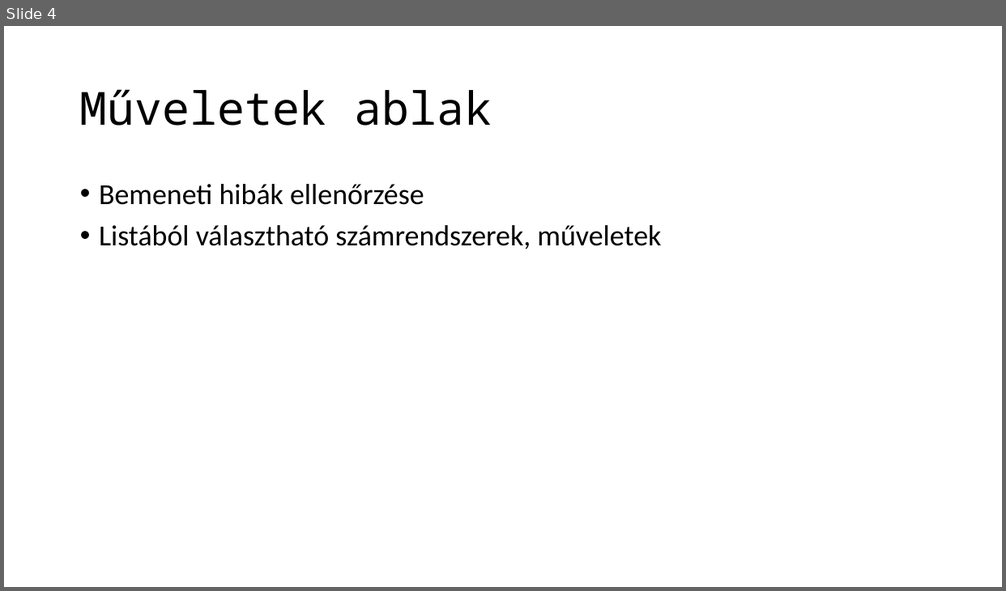
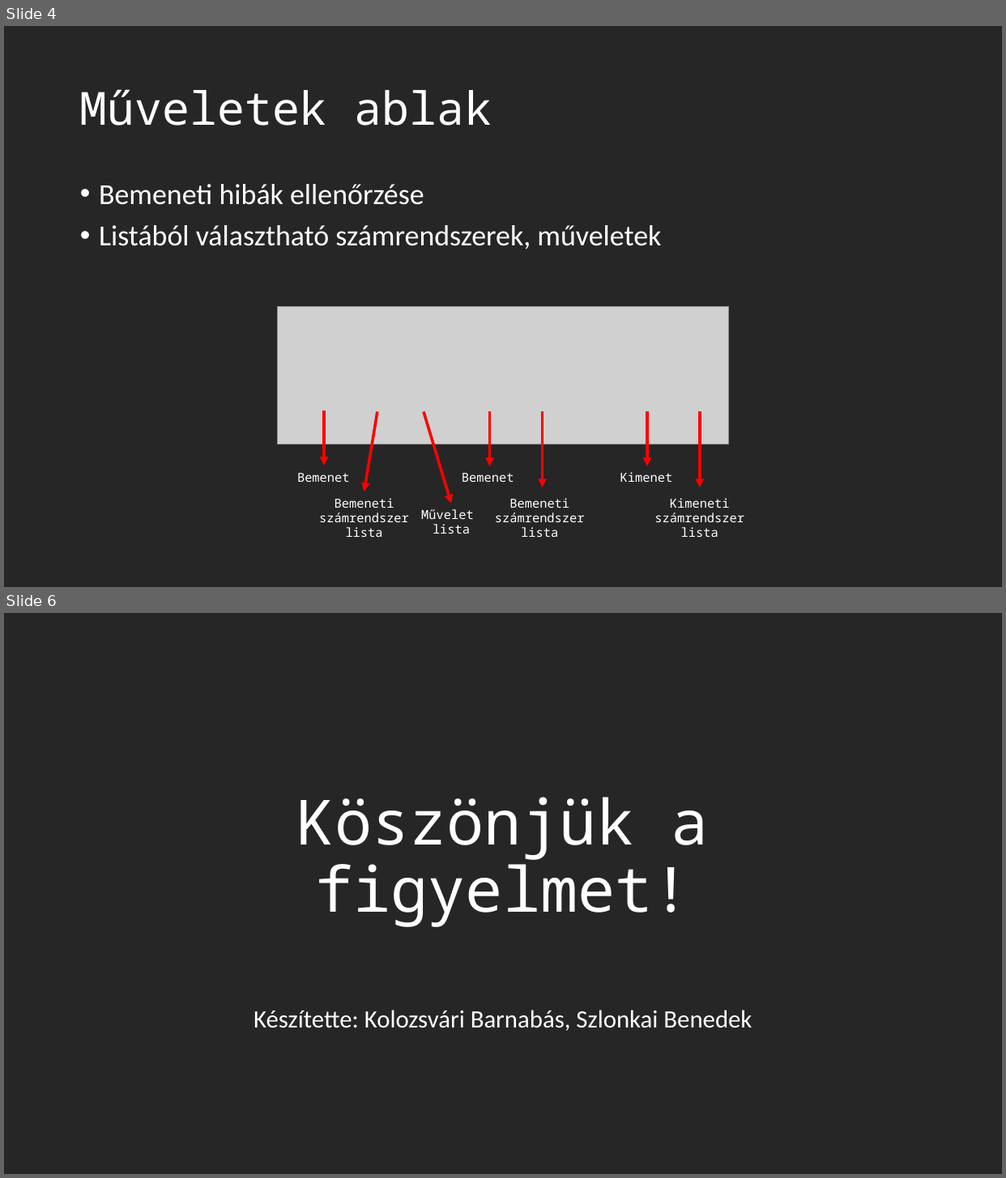
Before and after one commit to azigazibarni/2023-24-Projekt-I., a slide deck: documents/projektmunka.pptx. Shown one above the other, each under a label of ours: slide 4 before the commit, slides 4 and 6 after it; the slides between them are not shown. The pictures are 1006x591 and 1006x1178 pixels, drawn with LibreOffice and Linux fonts; fonts in the diff are those of the drawing; grey boxes stand for pictures. Boxes give left, top, right and bottom in pixels: in the first picture for what was removed or moved away, otherwise in the second. Text is boxed around its words. In the diff, an @@ line names an element or a change of style, - is before the commit and + after.

```diff
--- a/documents/projektmunka.pptx
+++ b/documents/projektmunka.pptx
@@ slide 6 added at <box>4,613,1002,1174</box>, background #262626 @@
@@ title added at <box>297,797,709,927</box>, 60 pt, text #FFFFFF @@
+Köszönjük a figyelmet!
@@ subtitle added at <box>253,1010,752,1031</box>, 24 pt, text #FFFFFF @@
+Készítette: Kolozsvári Barnabás, Szlonkai Benedek
@@ slide 4 changed as well @@
@@ background #FFFFFF to #262626 @@
@@ title "Műveletek ablak" at <box>80,89,492,126</box>: text colour #000000 to #FFFFFF @@
@@ text "Bemeneti hibák ellenőrzése" at <box>99,184,661,250</box>: text colour #000000 to #FFFFFF @@
@@ group added at <box>277,307,744,537</box>: 7 arrows, 7 texts, 1 picture @@
+Bemenet
+Bemenet
+Kimenet
+Bemeneti számrendszer lista
+Művelet
+lista
+Bemeneti számrendszer lista
+Kimeneti számrendszer lista
```
Also in this commit, not shown: 3 other slides changed, 1 other slide added.
